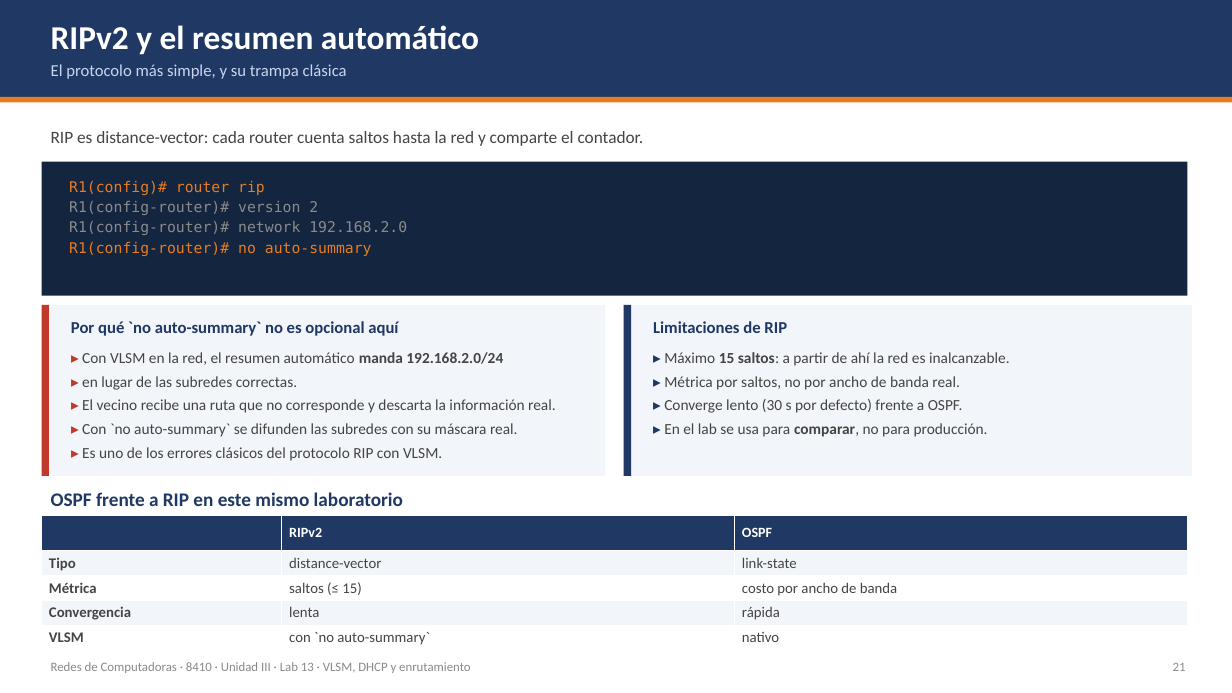
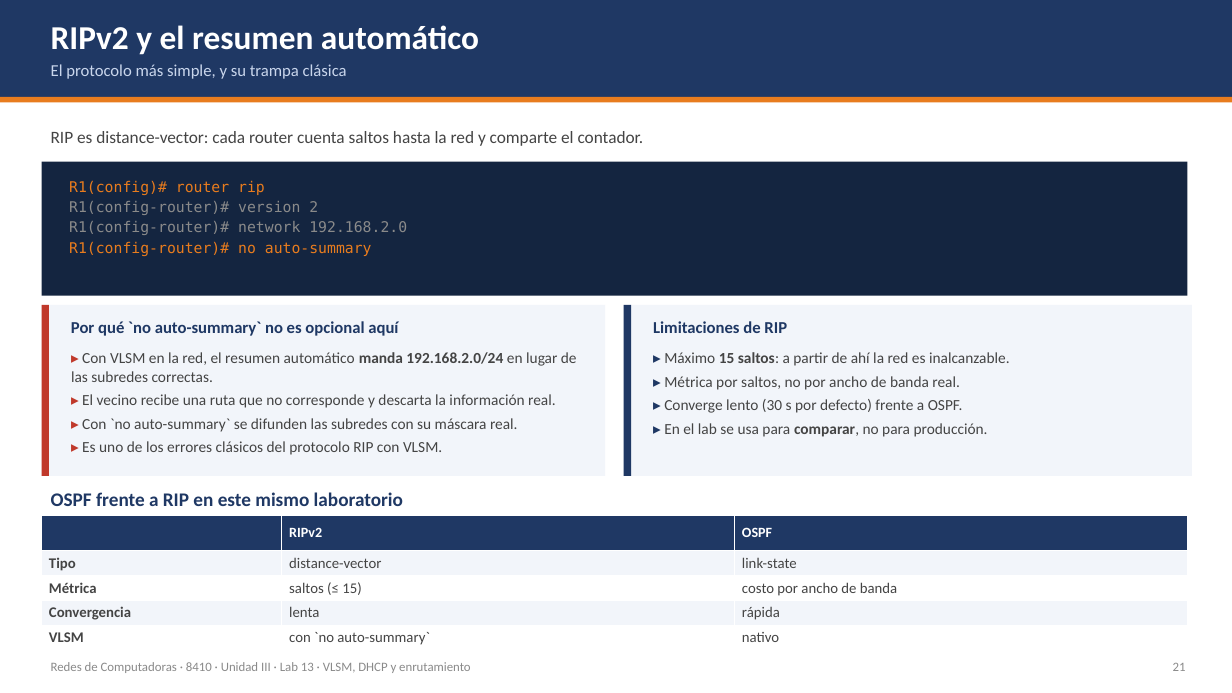
Before and after one commit to isaca0315/laboratorio-vlan-dhcp, a slide deck: slide 26 of Teoria-Lab-VLSM-DHCP.pptx. Drawn at 1232x693 pixels with LibreOffice and Linux fonts; fonts in the diff are those of the drawing. Boxes give left, top, right and bottom in pixels: in the first picture for what was removed or moved away, otherwise in the second. Text is boxed around its words. In the diff, an @@ line names an element or a change of style, - is before the commit and + after.

```diff
--- a/Teoria-Lab-VLSM-DHCP.pptx
+++ b/Teoria-Lab-VLSM-DHCP.pptx
@@ text at [71, 352, 577, 382]: text changed @@
-▸ Con VLSM en la red, el resumen automático manda 192.168.2.0/24
-▸ en lugar de las subredes correctas.
+▸ Con VLSM en la red, el resumen automático manda 192.168.2.0/24 en lugar de las subredes correctas.
```
Also in this commit, not shown: 11 other slides changed, 7 other files.
